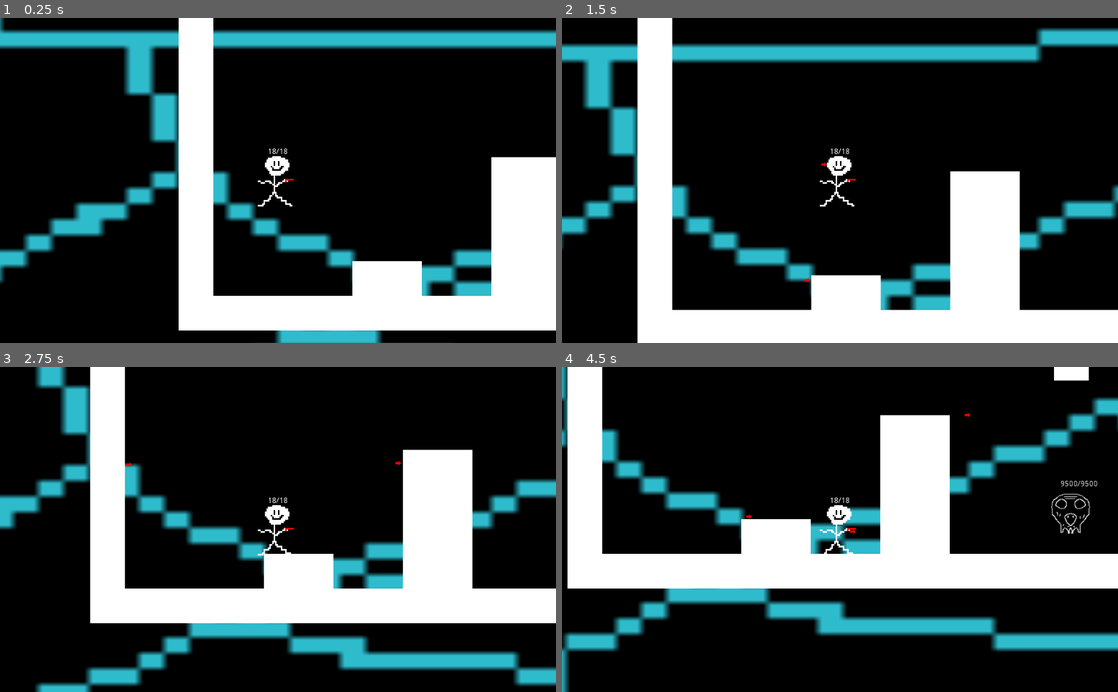
Above: before the commit, frames 1-4 (two rows, left to right).
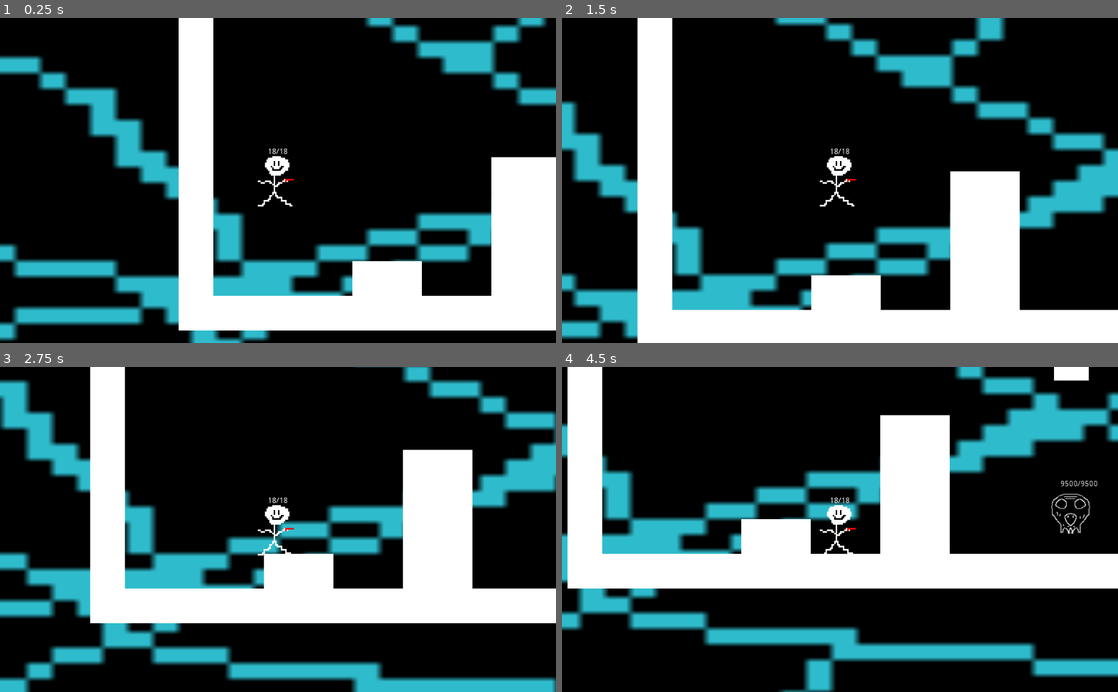
Above: after the commit, the same moments.

Repository: Tsiegmund/Juice-Games-Virtual-Days
Game: Godot game, scene res://source/Levels/MVPLevel.tscn
Two runs of this game, one before a commit and one after it. Both use one fixed random seed, a clock stepped at 60 frames per second and the inputs below.
Inputs (mouse positions are in pixels of both pictures, inside the frame that each line leads up to):
- Up to frame 1 (0.25 s): no input
- Up to frame 2 (1.5 s): move the mouse to (962, 164) at 0.52 s; hold D (right) from 0.53 s (still down); click (962, 164) at 0.6 s; tap Up (ui_up) at 0.77 s; move the mouse to (728, 196) at 1.27 s; click (728, 196) at 1.35 s
- Up to frame 3 (2.75 s): tap Up (ui_up) at 1.52 s; move the mouse to (333, 458) at 2.02 s; release D (right) at 2.03 s; hold A (left) from 2.03 s (still down); click (333, 458) at 2.1 s
- Up to frame 4 (4.5 s): move the mouse to (812, 594) at 2.77 s; release A (left) at 2.78 s; hold D (right) 2.78-4.28 s; click (812, 594) at 2.85 s; tap Up (ui_up) at 3.02, 3.77 s; move the mouse to (1006, 578) at 3.52 s; click (1006, 578) at 3.6 s; move the mouse to (673, 480) at 4.27 s; hold A (left) from 4.28 s (still down); click (673, 480) at 4.35 s

The runs differ from the first frame. In frame 1, 28% of the frame differs, in the area x 0-100%, y 0-100%; in frame 2, 26%; in frame 3, 30%; in frame 4, 26%.
Error after the commit: Attempt to call function 'connect' in base 'null instance' on a null instance. (res://MVPProjectile.gd:19)

Commit message:
Final day 4/29/22

Diff:
--- a/BabyBoy.gd
+++ b/BabyBoy.gd
@@ -59,3 +59,8 @@
 		label.text = str(health) + "/" + str(max_health)
 		if health == 0:
 			self.queue_free()
+
+func hit():
+	health -= rng.randi_range(2,4)
+	if health <= 0:
+		queue_free()
--- a/MVPProjectile.gd
+++ b/MVPProjectile.gd
@@ -1,19 +1,19 @@
-extends KinematicBody2D
+extends Area2D
 
 var velocity = Vector2(0,0)
 var speed = 300
 var maxtime = 2.0
 
+func _physics_process(delta):
+	position += transform.x * speed * delta
+
+func _on_Bullet_body_entered(body):
+	if body.has_method("hit"):
+		body.hit()
+# other stuff below
+	queue_free()
+
+
 func _ready():
-	var timer = Timer.new()
-	timer.wait_time = maxtime
-	timer.autostart = true
-	add_child(timer)
-	timer.connect("timeout", self, "on_timeout")
-
-func on_timeout():
-	self.queue_free()
-
-func _physics_process(delta):
-
-	var collision_info = move_and_collide(velocity.normalized() * delta * speed)
+	connect("body_entered", self, "_on_Bullet_body_entered")
+	get_node("VisibilityNotifier2D").connect("screen_exited", self, "_on_screen_exited")
--- a/source/Actors/Actor.gd
+++ b/source/Actors/Actor.gd
@@ -1,7 +1,7 @@
 extends KinematicBody2D
 class_name Actor
 
-const bulletPath = preload("res://source/Other/MVPProjectile.tscn")
+const bulletPath = preload("res://source/Other/Bullet.tscn")
 
 const GRAVITY = 30
 const WALK_SPEED = 200
--- a/source/Levels/MVPLevel.tscn
+++ b/source/Levels/MVPLevel.tscn
@@ -44,10 +44,10 @@
 [node name="TextureRect" type="TextureRect" parent="."]
 show_behind_parent = true
 light_mask = 0
-margin_left = -762.0
-margin_top = -2449.0
-margin_right = 6194.0
-margin_bottom = 1886.0
+margin_left = -2220.0
+margin_top = -1881.0
+margin_right = 4736.0
+margin_bottom = 2454.0
 texture = ExtResource( 1 )
 expand = true
 
--- a/source/Other/Bullet.tscn
+++ b/source/Other/Bullet.tscn
@@ -1,21 +1,20 @@
-[gd_scene load_steps=3 format=2]
+[gd_scene load_steps=4 format=2]
 
 [ext_resource path="res://Imgs/projectile.png" type="Texture" id=1]
 [ext_resource path="res://MVPProjectile.gd" type="Script" id=2]
 
-[node name="Bullet" type="RigidBody2D"]
-contacts_reported = 1
-contact_monitor = true
+[sub_resource type="RectangleShape2D" id=1]
+extents = Vector2( 7.5, 5 )
+
+[node name="Bullet" type="Area2D"]
+position = Vector2( 41, 40 )
+collision_layer = 15
+collision_mask = 15
 script = ExtResource( 2 )
 
-[node name="CollisionPolygon2D" type="CollisionPolygon2D" parent="."]
-position = Vector2( 1.5, 4.76837e-07 )
-scale = Vector2( 0.8125, 1 )
-polygon = PoolVector2Array( 20, 15, 43, 16, 43, 9, 60, 18, 44, 25, 43, 20, 22, 21 )
-
 [node name="Sprite" type="Sprite" parent="."]
-position = Vector2( 47.5, 11.5 )
-scale = Vector2( 3.96875, 1.71875 )
 texture = ExtResource( 1 )
 
-[connection signal="body_entered" from="." to="." method="_on_Bullet_body_entered"]
+[node name="CollisionShape2D" type="CollisionShape2D" parent="."]
+position = Vector2( -2, 4 )
+shape = SubResource( 1 )
--- a/source/Other/MVPProjectile.tscn
+++ /dev/null
@@ -1,22 +0,0 @@
-[gd_scene load_steps=4 format=2]
-
-[ext_resource path="res://Imgs/projectile.png" type="Texture" id=1]
-[ext_resource path="res://MVPProjectile.gd" type="Script" id=2]
-
-[sub_resource type="RectangleShape2D" id=1]
-extents = Vector2( 7.5, 5 )
-
-[node name="KinematicBody2D" type="KinematicBody2D"]
-position = Vector2( 41, 40 )
-collision_layer = 2
-collision_mask = 2
-script = ExtResource( 2 )
-
-[node name="Sprite" type="Sprite" parent="."]
-texture = ExtResource( 1 )
-
-[node name="CollisionShape2D" type="CollisionShape2D" parent="."]
-position = Vector2( -2, 4 )
-shape = SubResource( 1 )
-
-[node name="Timer" type="Timer" parent="."]
